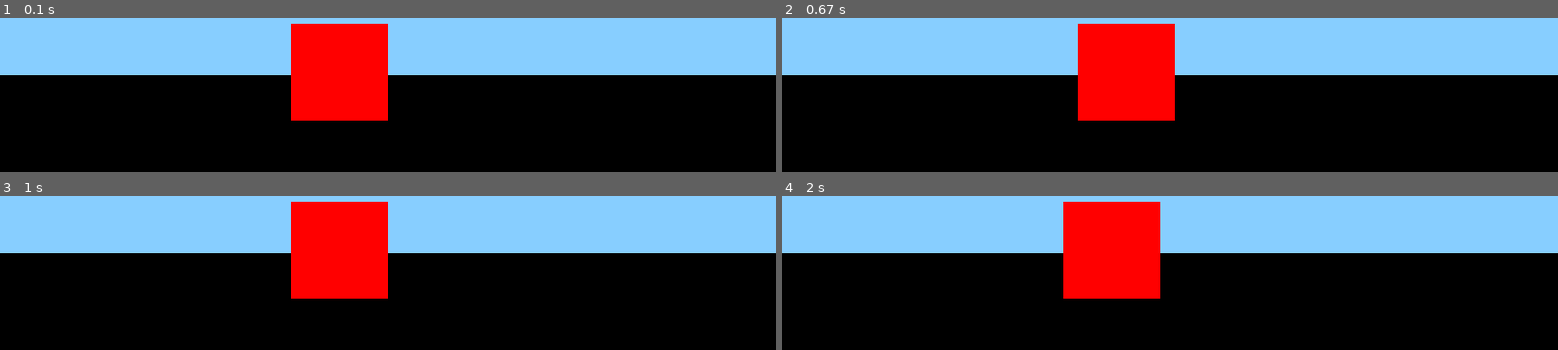
Above: before the commit, frames 1-4 (two rows, left to right).
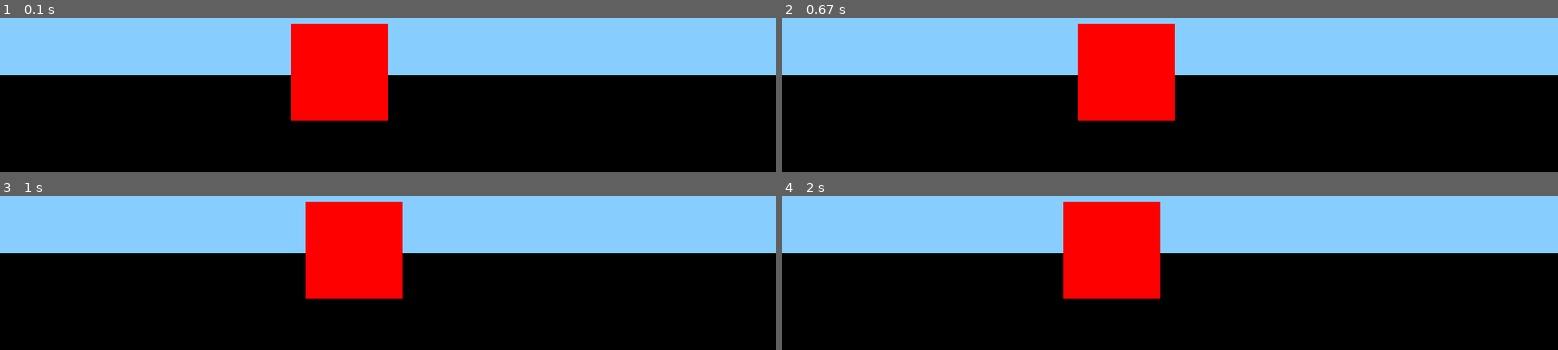
Above: after the commit, the same moments.

Repository: ivanbelenky/pygame-hot
Game: pygame game, started from tests/tst_game.py
Two runs of this game, one before a commit and one after it. Both use one fixed random seed, a clock stepped at 60 frames per second and the inputs below.
Inputs:
- Up to frame 1 (0.1 s): no input
- Up to frame 2 (0.67 s): hold Right from 0.33 s (still down)
- Up to frame 3 (1 s): release Right at 0.8 s; hold Right from 0.83 s (still down)
- Up to frame 4 (2 s): release Right at 1.3 s; hold Left 1.33-1.87 s; hold Left from 1.9 s (still down)

Frames 1-2 are identical in both runs. In frame 3, 2.4% of the frame differs, in the area x 37-52%, y 3-67%; in frame 4, nothing differs.

Commit message:
prssed keys + clock + locals access

Diff:
--- a/pygamehot/hotreloader.py
+++ b/pygamehot/hotreloader.py
@@ -6,11 +6,12 @@
 import logging
 from pathlib import Path
 from enum import Enum
+from collections import defaultdict
 
 import pygame
 from pygame.locals import *
 
-FPS = 60
+FPS = 200
 
 class GameNotFound(Exception): pass
 class InvalidFileDep(Exception): pass
@@ -20,6 +21,8 @@
 
 logger = logging.getLogger(__name__)
 logging.basicConfig(format='[%(levelname)s]: %(message)s - %(asctime)s', level=logging.INFO)
+
+clock = pygame.time.Clock()
 
 class HotGameMeta(type):
     def __new__(cls, name, bases, attrs):
@@ -34,6 +37,14 @@
 
 
 class HotGame(metaclass=HotGameMeta):
+    def __init__(self):
+        self.pressed_keys = defaultdict(lambda: False)
+
+    def update_pressed_keys(self, events):
+        for event in events:
+            if event.type == KEYDOWN: self.pressed_keys[event.key] = True
+            elif event.type == KEYUP: self.pressed_keys[event.key] = False
+
     def start_game(self):
         pygame.init()
         if not hasattr(self, "screen"):
@@ -98,7 +109,7 @@
     logger.info(f"Setting up game from {entry_point.path}")
     game_module, game_cls_name = _get_game(entry_point)
     game_code = compile(game_module, "<game>: ", "exec")
-    exec(game_code)
+    exec(game_code, locals())
     game_class: HotGame = locals()[game_cls_name]
     game: HotGame = game_class()
     return game
@@ -113,10 +124,14 @@
     deps = [entry_point]
     c = 0
     while True:
+        clock.tick(FPS)
         c += 1
         try:
             events = pygame.event.get()
+            game.update_pressed_keys(events)
             cmd = game.update(events)
+
+
             pygame.display.update()
 
             match cmd:
@@ -141,6 +156,7 @@
                 game.start_game()
                 c = 0
             c %= FPS
+
         except Exception as e:
             logger.error(e)
             logger.exception(traceback.format_exc())
